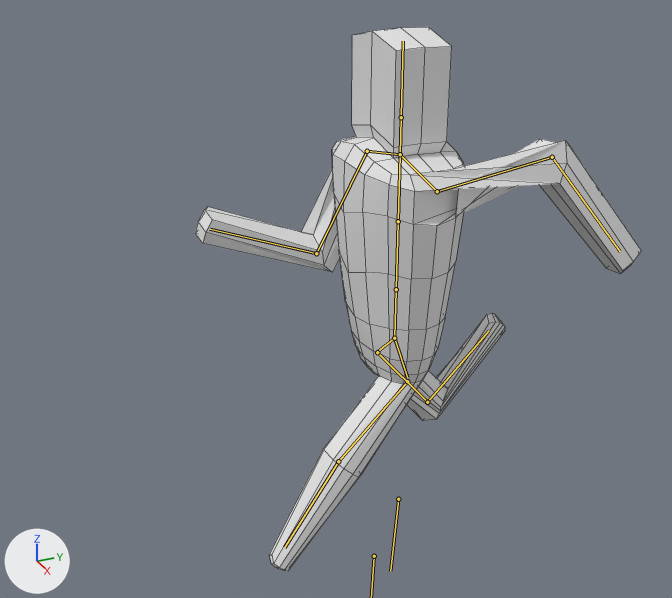
Before and after pictures for a commit that changed the Blender file Assets/Models/Player/Blender/new_model.blend.
Before and after are seen from a camera (50 mm lens) standing at (9.9, -5.28, 8.86) and looking at (0.12, -0.88, 3.97). Every picture has the same lights, and +X, +Y and +Z are marked at lower left. Both versions are drawn at frame 21 of the action 'RunningPunch'; the numbers are the values there. The bones that bend it are drawn over the model as lines. Mesh edges are drawn as thin lines.
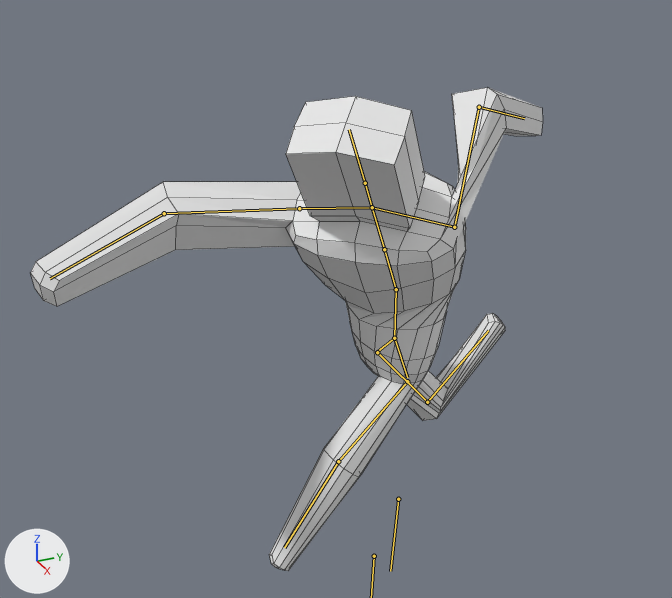
The change in detail:
Bone 'Spine' (bone_spine) turns from (0, 0, 0) to (37, 46, 1) degrees about its own x, y and z.
Bone 'UpperArm_R' (bone_upperarm_r) turns from (23, 0, 85) to (28, 16, -13) degrees about its own x, y and z.
Bone 'LowerArm_R' (bone_lowerarm_r) turns from (89, 3, 0) to (37, 3, 0) degrees about its own x, y and z.

Where the change shows, as pixel boxes [x1, y1, x2, y2] in the pictures (672 x 598 px):
'Cube', posed (15% wider, 11% shorter)
    before: [195, 27, 641, 571]
    after: [30, 87, 543, 571]
bone 'Spine', root to tip
    before: (396, 289) to (398, 221)
    after: (396, 289) to (384, 249)
bone 'UpperArm_R', root to tip
    before: (367, 151) to (316, 253)
    after: (299, 208) to (164, 213)
bone 'LowerArm_R', root to tip
    before: (316, 253) to (210, 229)
    after: (164, 213) to (50, 278)
